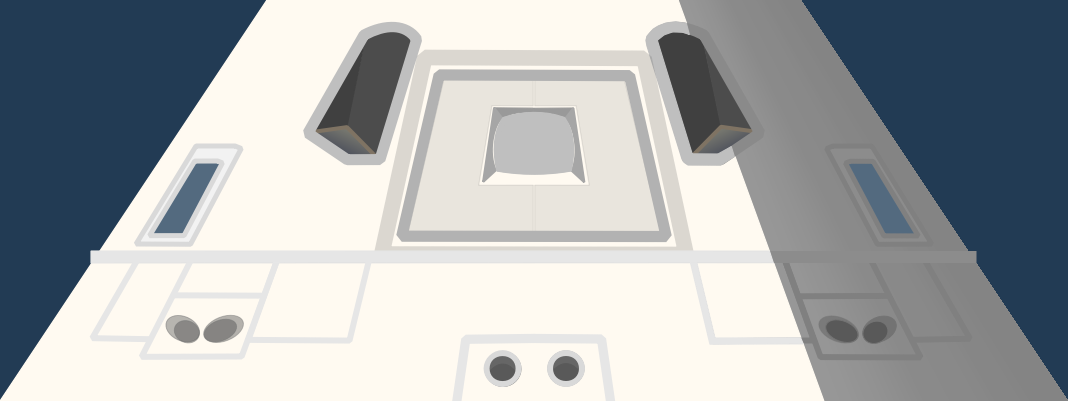
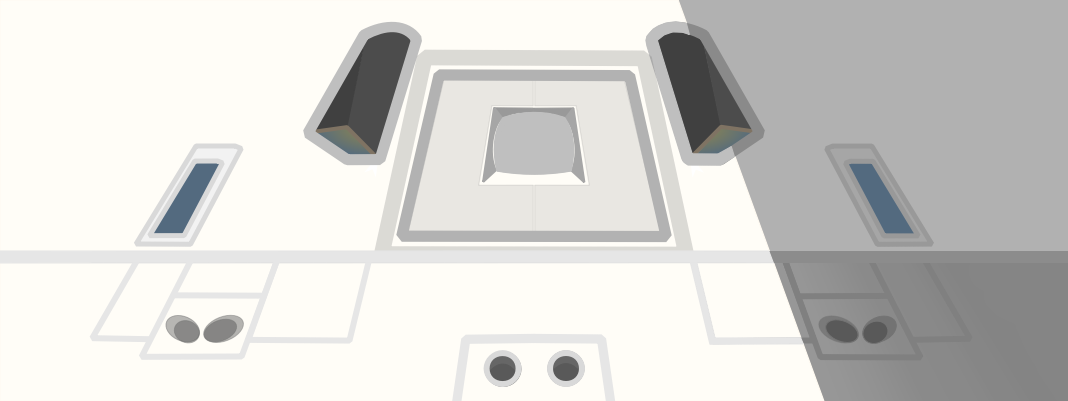
Comparing the layer stacks of the two 1068px x 401px images. Changes:
painted on "Background" over [0, 0, 1068, 401]
